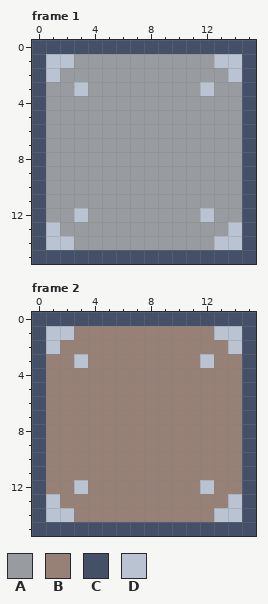
Two versions of one pixel-art file, assets/sprites/box.aseprite. This is how it looked before the edit.
16x16 pixels, 3 frames. Shown: frame 1, frame 2. The commit also changed other frames, which this record leaves out.
Palette (. is transparent): A #989b9f  B #978075  C #435068  D #bac3d2
Pixels before, frame 1, first column x 0:
 0 CCCCCCCCCCCCCCCC
 1 CDDAAAAAAAAAADDC
 2 CDAAAAAAAAAAAADC
 3 CAADAAAAAAAADAAC
 4 CAAAAAAAAAAAAAAC
 5 CAAAAAAAAAAAAAAC
 6 CAAAAAAAAAAAAAAC
 7 CAAAAAAAAAAAAAAC
 8 CAAAAAAAAAAAAAAC
 9 CAAAAAAAAAAAAAAC
10 CAAAAAAAAAAAAAAC
11 CAAAAAAAAAAAAAAC
12 CAADAAAAAAAADAAC
13 CDAAAAAAAAAAAADC
14 CDDAAAAAAAAAADDC
15 CCCCCCCCCCCCCCCC
Pixels before, frame 2, first column x 0:
 0 CCCCCCCCCCCCCCCC
 1 CDDBBBBBBBBBBDDC
 2 CDBBBBBBBBBBBBDC
 3 CBBDBBBBBBBBDBBC
 4 CBBBBBBBBBBBBBBC
 5 CBBBBBBBBBBBBBBC
 6 CBBBBBBBBBBBBBBC
 7 CBBBBBBBBBBBBBBC
 8 CBBBBBBBBBBBBBBC
 9 CBBBBBBBBBBBBBBC
10 CBBBBBBBBBBBBBBC
11 CBBBBBBBBBBBBBBC
12 CBBDBBBBBBBBDBBC
13 CDBBBBBBBBBBBBDC
14 CDDBBBBBBBBBBDDC
15 CCCCCCCCCCCCCCCC
After the commit:
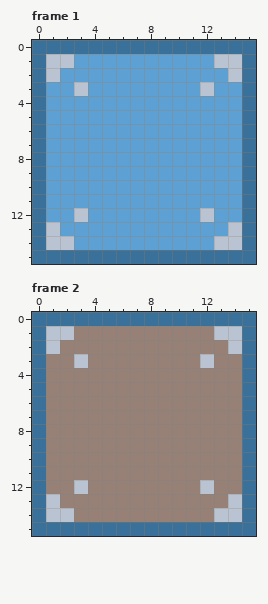
Change:
Colour A changes from #989b9f to #5ca0d4.
Colour C changes from #435068 to #3a719b.
